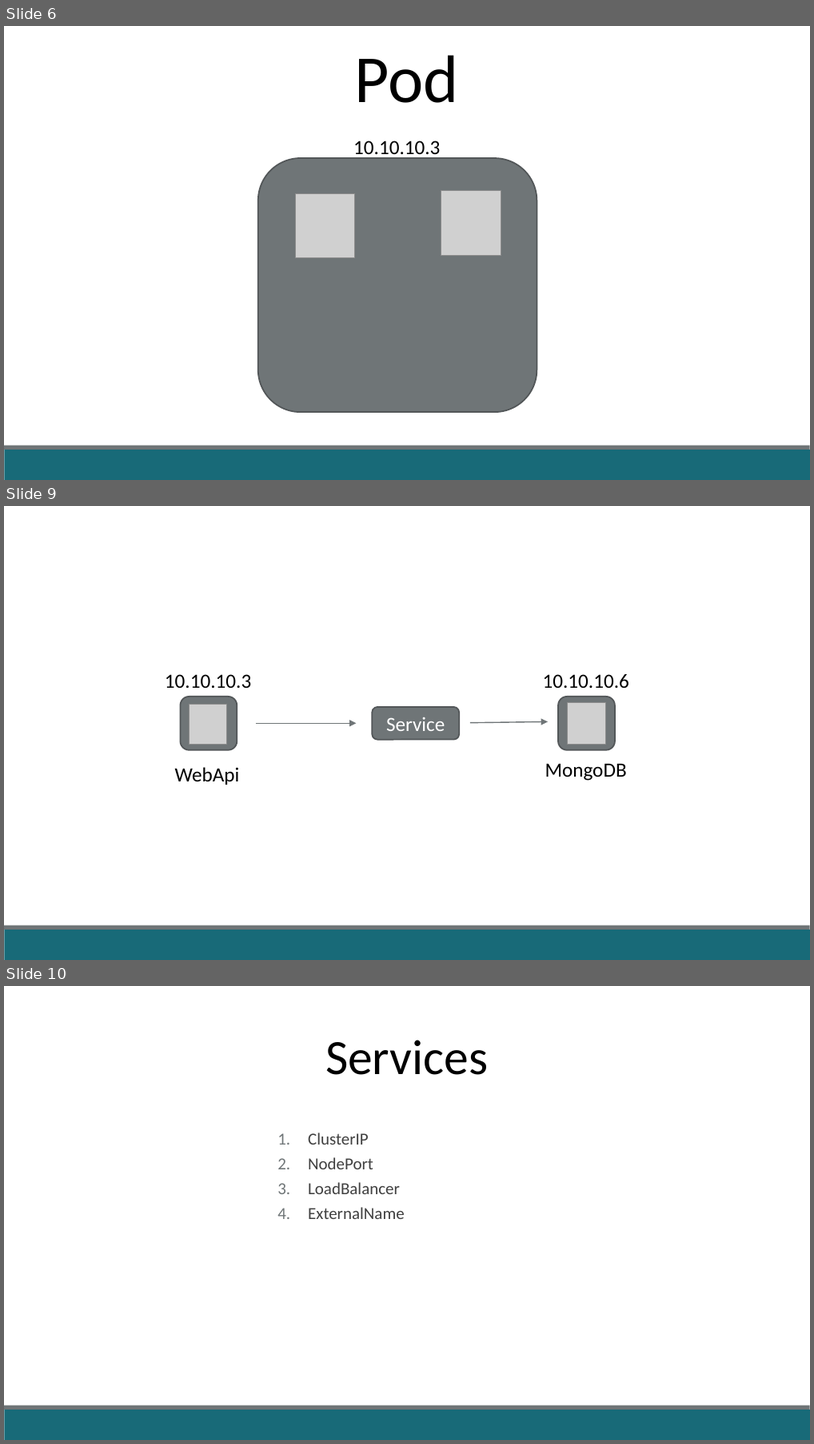
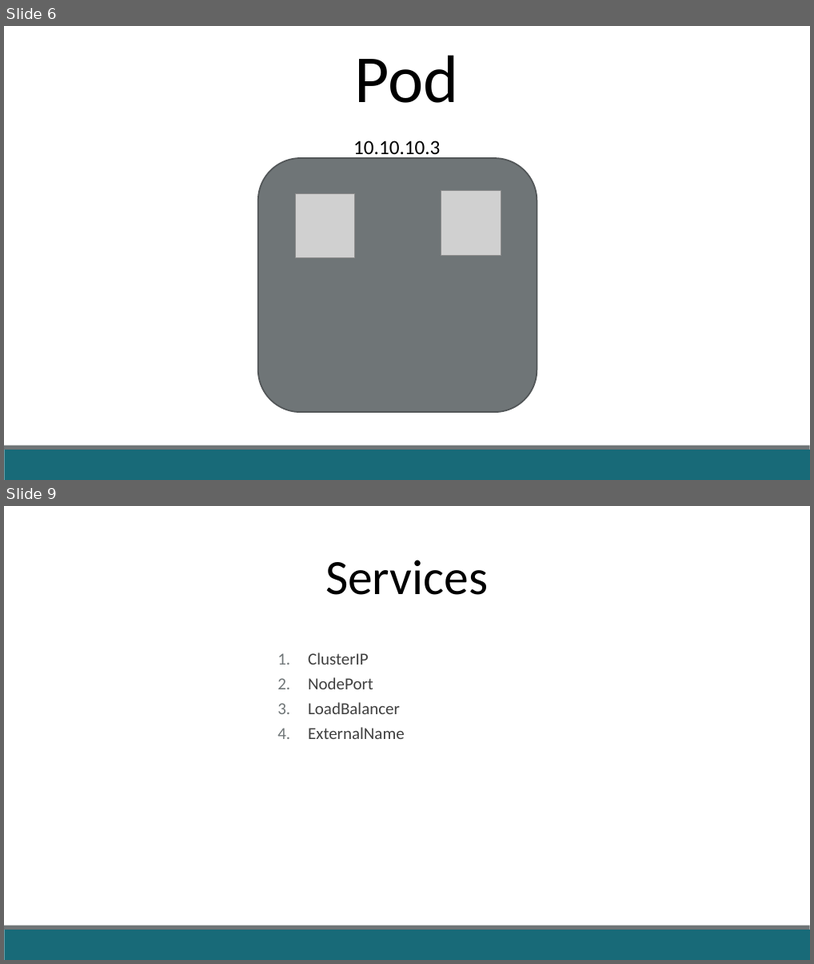
Before and after one commit to fabricioveronez/ApresentacaoAnatomiaDeployK8S, a slide deck: docs/AnatomiaDeployK8S.pptx. Shown one above the other, each under a label of ours: slides 6, 9 and 10 before the commit, slides 6 and 9 after it; the slides between them are not shown. The pictures are 814x1444 and 814x964 pixels, drawn with LibreOffice and Linux fonts; fonts in the diff are those of the drawing; grey boxes stand for pictures. Boxes give left, top, right and bottom in pixels: in the first picture for what was removed or moved away, otherwise in the second. Text is boxed around its words. In the diff, an @@ line names an element or a change of style, - is before the commit and + after.

```diff
--- a/docs/AnatomiaDeployK8S.pptx
+++ b/docs/AnatomiaDeployK8S.pptx
@@ slide 9 removed at box(4, 506, 810, 960), background #FFFFFF; not listed: 2 template elements that a slide beside it also shows @@
@@ text removed at box(165, 674, 251, 688) @@
-10.10.10.3
@@ rounded rectangle removed at box(181, 696, 237, 749) @@
@@ text removed at box(543, 674, 630, 688) @@
-10.10.10.6
@@ rounded rectangle removed at box(559, 696, 615, 749) @@
@@ picture removed at box(189, 704, 226, 744) @@
@@ rounded rectangle removed at box(373, 707, 460, 739) @@
-Service
@@ arrow removed from (470, 723) to (548, 721) @@
@@ picture removed at box(568, 702, 606, 744) @@
@@ arrow removed from (255, 723) to (356, 723) @@
@@ text removed at box(175, 767, 240, 784) @@
-WebApi
@@ text removed at box(546, 763, 627, 780) @@
-MongoDB
@@ what was slide 10 is now slide 9 @@
```
Also in this commit, not shown: 2 slides changed, 1 slide added, 5 other slides removed.
